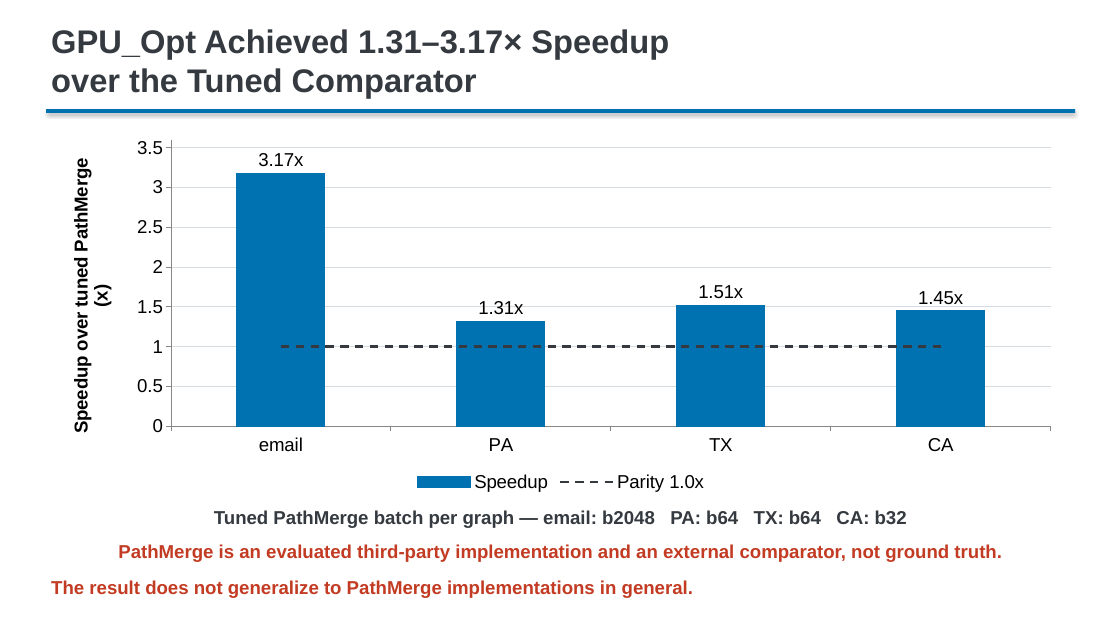
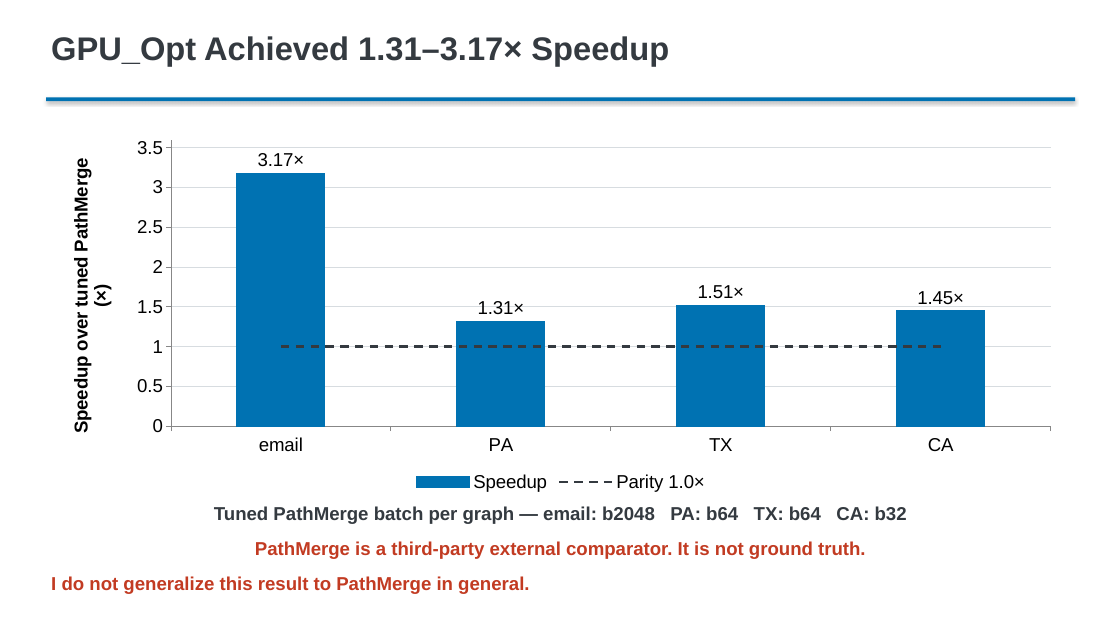
Before and after one commit to m5291091/lab, a slide deck: slide 11 of thesis_bc_project/docs/thesis/presentation/editable/master_thesis_presentation_v1.pptx (slide 9 before the commit). Drawn at 1120x630 pixels with LibreOffice and Linux fonts; fonts in the diff are those of the drawing. Boxes give left, top, right and bottom in pixels: in the first picture for what was removed or moved away, otherwise in the second. Text is boxed around its words. In the diff, an @@ line names an element or a change of style, - is before the commit and + after.

```diff
--- a/thesis_bc_project/docs/thesis/presentation/editable/master_thesis_presentation_v1.pptx
+++ b/thesis_bc_project/docs/thesis/presentation/editable/master_thesis_presentation_v1.pptx
@@ text at (51,36,669,66): text changed @@
-GPU_Opt Achieved 1.31–3.17× Speedup
-over the Tuned Comparator
+GPU_Opt Achieved 1.31–3.17× Speedup
@@ rectangle: place and size @@
-rectangle at (46,109,1075,113)
+rectangle at (46,97,1075,101)
@@ column chart at (50,130,1071,496) @@
@@ data labels of Speedup changed @@
-Parity 1.0x: 1, 1, 1, 1
+Parity 1.0×: 1, 1, 1, 1
@@ value axis title "Speedup over tuned PathMerge (x)" to "Speedup over tuned PathMerge (×)" @@
@@ text "Tuned PathMerge batch per graph ...": place and size @@
-text "Tuned PathMerge batch per graph ..." at (214,510,907,528)
+text "Tuned PathMerge batch per graph ..." at (214,506,907,524)
@@ text at (255,541,866,559): text changed @@
-PathMerge is an evaluated third-party implementation and an external comparator, not ground truth.
+PathMerge is a third-party external comparator. It is not ground truth.
@@ text at (51,576,529,594): text changed @@
-The result does not generalize to PathMerge implementations in general.
+I do not generalize this result to PathMerge in general.
```
Also in this commit, not shown: 13 other slides changed, 6 slides added, 5 slides removed, 5 other files.
